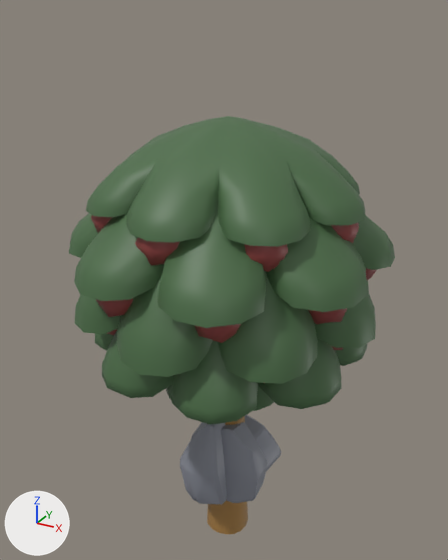
Two versions of the glTF model public/assets/models/tree2.glb, one commit apart.
Before and after are seen from a 50 mm lens placed at (4.93, -9.13, 8.89), pointed at (-0.19, 0.19, 4.23). Every picture has the same lights, and +X, +Y and +Z are marked at lower left.

In view in the first picture: 'Rock_1', 'Rock_2', 'Tree_Fruit'.
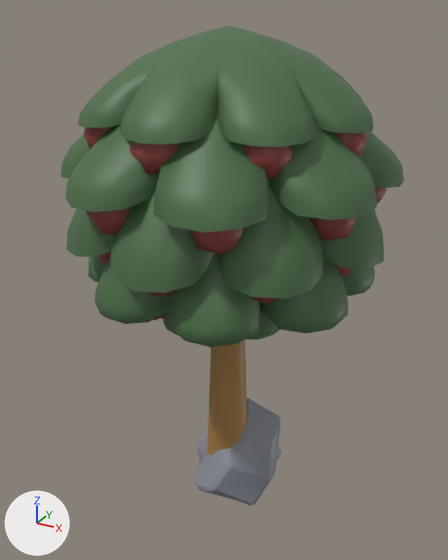
Boxes (x1, y1, x2, y2) around the edits, measured in the pictures (448 x 560 px):
'Tree_Fruit', moved
    before: (69, 116, 395, 534)
    after: (61, 26, 404, 455)
'Rock_2', turned
    before: (180, 422, 268, 505)
    after: (193, 398, 281, 505)

The edits, one by one:
Object 'Rock_2' (ob_rock_2) turns from (0, 0, 0) to (27, 13, 130) degrees about x, y and z.
Object 'Tree_Fruit' (ob_tree_fruit) moves from (0.0, 0.0, -1.37) to (0.0, 0.0, 0.0).
